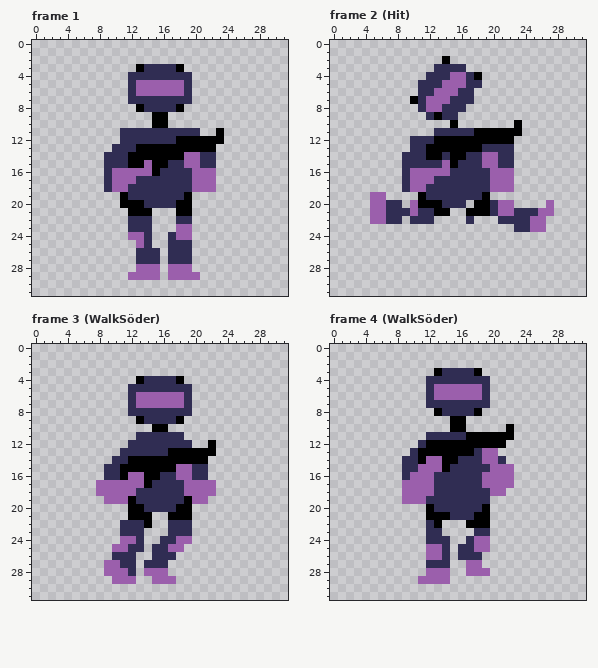
One commit to this pixel-art file: Assets/Textures/Aseprite Filer/RangedAnimDoc.aseprite. Above, as it was before the edit.
32x32 pixels, 16 frames. Shown: frame 1, frame 2 (Hit), frame 3 (WalkSöder), frame 4 (WalkSöder). The commit also changed other frames, which this record leaves out.
New version:
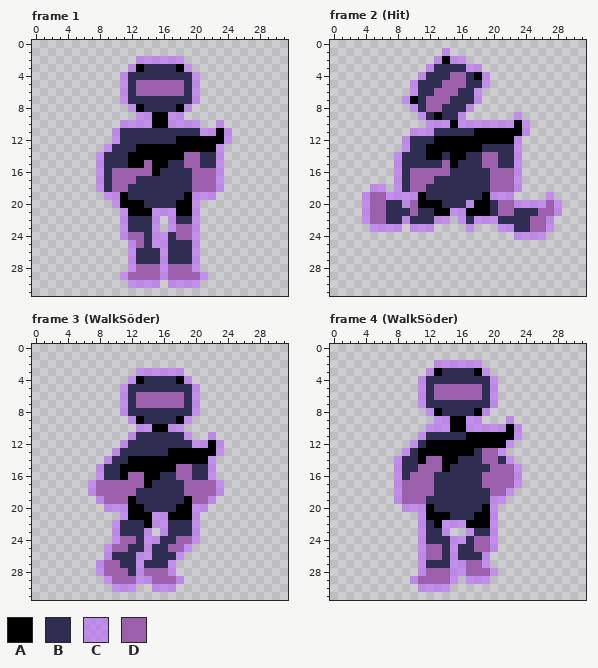
Palette (. is transparent): A #000000  B #302d53  C #b85fff90  D #9b5fac
Difference:
layer "Flattened" added
--- frame 1, layer "Flattened"
@@ x 6..26 @@
  1 .....................
- 2 .....................
- 3 .......ABBBBA........
- 4 ......BBBBBBBB.......
- 5 ......BDDDDDDB.......
- 6 ......BDDDDDDB.......
- 7 ......BBBBBBBB.......
- 8 .......ABBBBA........
- 9 .........AA..........
-10 .........AA..........
-11 .....BBBBBBBBBB..A...
-12 .....BBBBBBBAAAAAA...
-13 ....BBBAAAAAAAAAA....
-14 ...BBBAAAAAAADDBB....
-15 ...BBBAADAABBDDBB....
-16 ...BDDDDDABBBBDDD....
-17 ...BDDDBBBBBBBDDD....
-18 ...BDDBBBBBBBBDDD....
-19 .....ABBBBBBBA.......
-20 .....AAABBBBAA.......
-21 ......AAA...AA.......
-22 ......BBB...BB.......
-23 ......BBB...DD.......
-24 ......DDB..BDD.......
-25 .......DB..BBB.......
-26 .......BBB.BBB.......
-27 .......BBB.BBB.......
-28 .......DDD.DDD.......
-29 ......DDDD.DDDD......
-30 .....................
+ 2 .......CCCCCC........
+ 3 ......CABBBBAC.......
+ 4 .....CBBBBBBBBC......
+ 5 .....CBDDDDDDBC......
+ 6 .....CBDDDDDDBC......
+ 7 .....CBBBBBBBBC......
+ 8 ......CABBBBAC.......
+ 9 .......CCAACC........
+10 .....CCCCAACCCC..C...
+11 ....CBBBBBBBBBBCCAC..
+12 ....CBBBBBBBAAAAAAC..
+13 ...CBBBAAAAAAAAAAC...
+14 ..CBBBAAAAAAADDBBC...
+15 ..CBBBAADAABBDDBBC...
+16 ..CBDDDDDABBBBDDDC...
+17 ..CBDDDBBBBBBBDDDC...
+18 ..CBDDBBBBBBBBDDDC...
+19 ...CCABBBBBBBACCC....
+20 ....CAAABBBBAAC......
+21 .....CAAACCCAAC......
+22 .....CBBBC.CBBC......
+23 .....CBBBC.CDDC......
+24 .....CDDBCCBDDC......
+25 ......CDBCCBBBC......
+26 ......CBBBCBBBC......
+27 ......CBBBCBBBC......
+28 ......CDDDCDDDC......
+29 .....CDDDDCDDDDC.....
+30 ......CCCC.CCCC......
 31 .....................
--- frame 2 (Hit), layer "Flattened"
@@ x 0..31 @@
  0 ................................
- 1 ................................
- 2 ..............A.................
- 3 .............BBBB...............
- 4 ............BBBDDBA.............
- 5 ...........BBBDDDBB.............
- 6 ...........BBDDDBB..............
- 7 ..........ABDDDBBB..............
- 8 ...........BDDBBB...............
- 9 ............BABB................
-10 ...............A.......A........
-11 .............BBBBBAAAAAA........
-12 ..........BBBAAAAAAAAAA.........
-13 ..........BBAAAAAAABBBB.........
-14 .........BBBAABAABBDDBB.........
-15 .........BBBBBDABBBDDBB.........
-16 .........BDDDDDBBBBBDDD.........
-17 .........BDDDBBBBBBBDDD.........
-18 .........BDDBBBBBBBBDDD.........
-19 .....DD....ABBBBBBBA............
-20 .....DDBB.DAAABBB.AABDD....D....
-21 .....DDBBBDBBAA..AAABDDBBBDD....
-22 .....DDBB.BBB....B...BBBBDD.....
-23 .......................BBDD.....
-24 ................................
+ 1 ..............C.................
+ 2 .............CACC...............
+ 3 ............CBBBBCC.............
+ 4 ...........CBBBDDBAC............
+ 5 ..........CBBBDDDBBC............
+ 6 ..........CBBDDDBBC.............
+ 7 .........CABDDDBBBC.............
+ 8 ..........CBDDBBBC..............
+ 9 ...........CBABBC......C........
+10 ............CCCACCCCCCCAC.......
+11 ..........CCCBBBBBAAAAAAC.......
+12 .........CBBBAAAAAAAAAAC........
+13 .........CBBAAAAAAABBBBC........
+14 ........CBBBAABAABBDDBBC........
+15 ........CBBBBBDABBBDDBBC........
+16 ........CBDDDDDBBBBBDDDC........
+17 ........CBDDDBBBBBBBDDDC........
+18 .....CC.CBDDBBBBBBBBDDDC........
+19 ....CDDCCCCABBBBBBBACCC....C....
+20 ....CDDBBCDAAABBBCAABDDCCCCDC...
+21 ....CDDBBBDBBAACCAAABDDBBBDDC...
+22 ....CDDBBCBBBCC.CBCCCBBBBDDC....
+23 .....CCCC.CCC....C...CCBBDDC....
+24 .......................CCCC.....
 25 ................................
--- frame 3 (WalkSöder), layer "Flattened"
@@ x 5..25 @@
  2 .....................
- 3 .....................
- 4 ........ABBBBA.......
- 5 .......BBBBBBBB......
- 6 .......BDDDDDDB......
- 7 .......BDDDDDDB......
- 8 .......BBBBBBBB......
- 9 ........ABBBBA.......
-10 ..........AA.........
-11 ........BBBBBB.......
-12 .......BBBBBBBB..A...
-13 ......BBBBBBAAAAAA...
-14 .....BBAAAAAAAAAA....
-15 ....BBAAAAAAADDBB....
-16 ....BBADDAABBDDBB....
-17 ...DDDDDDABBBBDDDD...
-18 ...DDDDDBBBBBBDDDD...
-19 ....DDDABBBBBBADD....
-20 .......AABBBBAA......
-21 .......AAA..AAA......
-22 ......BBBA..BBB......
-23 ......BBB...BBB......
-24 ......DDB..BBDD......
-25 .....DDBB.BBDD.......
-26 .....BBB..BBB........
-27 ....DDBB.BBB.........
-28 ....DDDB.DDD.........
-29 .....DDD..DDD........
-30 .....................
+ 3 ........CCCCCC.......
+ 4 .......CABBBBAC......
+ 5 ......CBBBBBBBBC.....
+ 6 ......CBDDDDDDBC.....
+ 7 ......CBDDDDDDBC.....
+ 8 ......CBBBBBBBBC.....
+ 9 .......CABBBBAC......
+10 ........CCAACC.......
+11 .......CBBBBBBC..C...
+12 ......CBBBBBBBBCCAC..
+13 .....CBBBBBBAAAAAAC..
+14 ....CBBAAAAAAAAAAC...
+15 ...CBBAAAAAAADDBBC...
+16 ...CBBADDAABBDDBBC...
+17 ..CDDDDDDABBBBDDDDC..
+18 ..CDDDDDBBBBBBDDDDC..
+19 ...CDDDABBBBBBADDC...
+20 ....CCCAABBBBAACC....
+21 ......CAAACCAAAC.....
+22 .....CBBBACCBBBC.....
+23 .....CBBBC.CBBBC.....
+24 .....CDDBCCBBDDC.....
+25 ....CDDBBCBBDDC......
+26 ....CBBBCCBBBC.......
+27 ...CDDBBCBBBC........
+28 ...CDDDBCDDDC........
+29 ....CDDDCCDDDC.......
+30 .....CCC..CCC........
 31 .....................
--- frame 4 (WalkSöder), layer "Flattened"
@@ x 6..25 @@
  1 ....................
- 2 ....................
- 3 .......ABBBBA.......
- 4 ......BBBBBBBB......
- 5 ......BDDDDDDB......
- 6 ......BDDDDDDB......
- 7 ......BBBBBBBB......
- 8 .......ABBBBA.......
- 9 .........AA.........
-10 .........AA.....A...
-11 ......BBBBBAAAAAA...
-12 .....BAAAAAAAAAA....
-13 ....BAAAAAAABDD.....
-14 ...BBADDAABBBDDB....
-15 ...BBDDDABBBBBDDD...
-16 ...BDDDBBBBBBDDDD...
-17 ...DDDDBBBBBBDDDD...
-18 ...DDDDBBBBBBBDD....
-19 ...DDDBBBBBBBB......
-20 ......ABBBBBBA......
-21 ......AAABBBAA......
-22 ......BA...AAA......
-23 ......BB....BB......
-24 ......BBB..BDD......
-25 ......DDB.BBDD......
-26 ......DDB.BBB.......
-27 ......BBB..DD.......
-28 ......DDD..DDD......
-29 .....DDDD...........
-30 ....................
+ 2 .......CCCCCC.......
+ 3 ......CABBBBAC......
+ 4 .....CBBBBBBBBC.....
+ 5 .....CBDDDDDDBC.....
+ 6 .....CBDDDDDDBC.....
+ 7 .....CBBBBBBBBC.....
+ 8 ......CABBBBAC......
+ 9 .......CCAACC...C...
+10 ......CCCAACCCCCAC..
+11 .....CBBBBBAAAAAAC..
+12 ....CBAAAAAAAAAAC...
+13 ...CBAAAAAAABDDC....
+14 ..CBBADDAABBBDDBC...
+15 ..CBBDDDABBBBBDDDC..
+16 ..CBDDDBBBBBBDDDDC..
+17 ..CDDDDBBBBBBDDDDC..
+18 ..CDDDDBBBBBBBDDC...
+19 ..CDDDBBBBBBBBCC....
+20 ...CCCABBBBBBAC.....
+21 .....CAAABBBAAC.....
+22 .....CBACCCAAAC.....
+23 .....CBBC..CBBC.....
+24 .....CBBBCCBDDC.....
+25 .....CDDBCBBDDC.....
+26 .....CDDBCBBBC......
+27 .....CBBBCCDDC......
+28 .....CDDDCCDDDC.....
+29 ....CDDDDC.CCC......
+30 .....CCCC...........
 31 ....................
